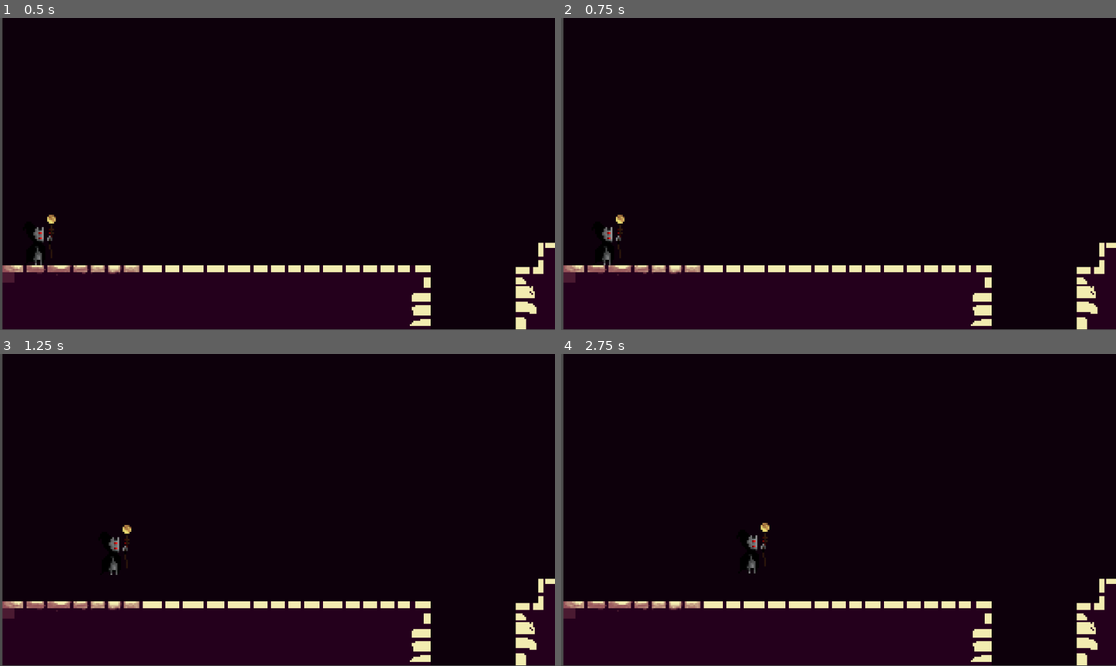
Above: before the commit, frames 1-4 (two rows, left to right).
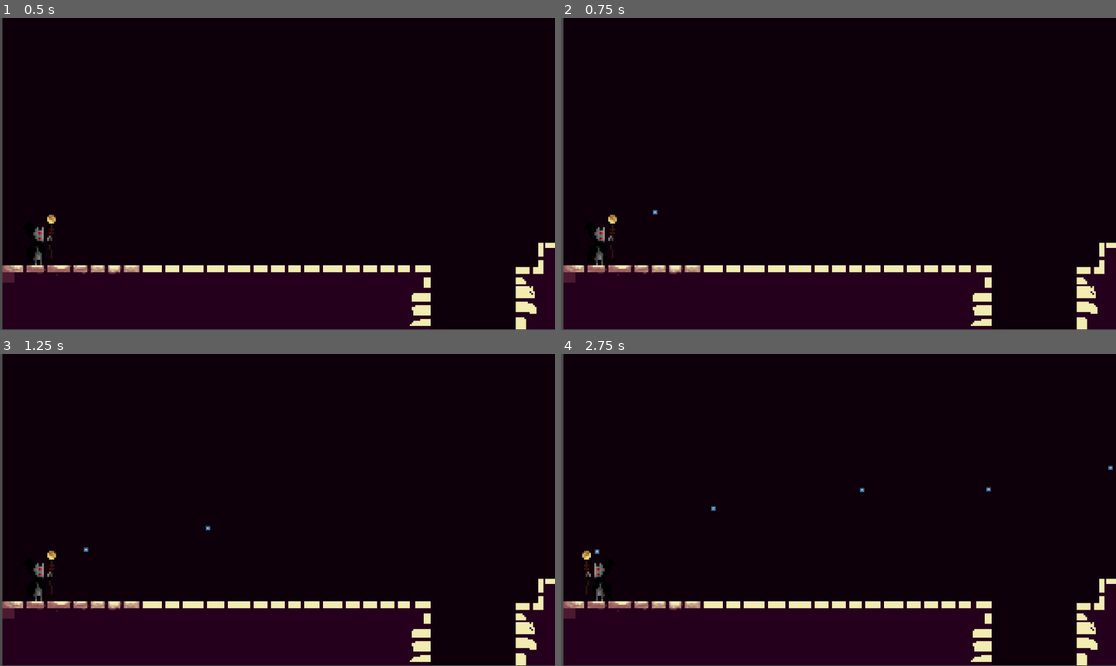
Above: after the commit, the same moments.

Repository: Gerchis/GoGodot4
Game: Godot game, scene res://test_world.tscn
Two runs of this game, one before a commit and one after it. Both use one fixed random seed, a clock stepped at 60 frames per second and the inputs below. The engine's default icon, where the game draws it, is replaced by a stand-in: a white triangle on a blue panel in a dark square.
Inputs (mouse positions are in pixels of both pictures, inside the frame that each line leads up to):
- Up to frame 1 (0.5 s): no input
- Up to frame 2 (0.75 s): tap Enter at 0.5 s; move the mouse to (960, 158) at 0.52 s; press the mouse at (960, 158) at 0.53 s; hold D (right) from 0.53 s (still down)
- Up to frame 3 (1.25 s): keep holding D (right); tap Space (jump) at 0.77, 0.8, 1.07 s
- Up to frame 4 (2.75 s): move the mouse to (727, 525) at 1.27 s; release the mouse at (727, 525) at 1.28 s; tap Space (jump) at 1.35, 1.52, 1.82, 2.3 s; click (727, 525) at 1.55 s; move the mouse to (894, 441) at 2.02 s; release D (right) at 2.03 s; press the mouse at (894, 441) at 2.03 s; hold A (left) from 2.03 s (still down)

Frame 1 is identical in both runs. In frame 2, 0.4% of the frame differs, in the area x 6-18%, y 61-80%; in frame 3, 0.4%; in frame 4, 0.5%, in the area x 3-100%, y 35-80%.

Commit message:
character_shooting

Diff:
--- a/character/character_controller.gd
+++ b/character/character_controller.gd
@@ -11,6 +11,8 @@
 @export var jump_force := 900.0
 @export var jumps_availables := 1
 @export_range(0, 1.0) var min_jump_force := 0.5
+@export_category("ProjectileSettings")
+@export var projectile_scene : PackedScene
 
 var movement_direction := 0.0
 var stored_jump := false
@@ -18,31 +20,44 @@
 var is_falling : bool :
 	get: return velocity.y > 0
 var jumps_done := 0
+var enable_movement := true
 
 @onready var jump_buffer_timer := $JumpBufferTimer
 @onready var coyote_time := $CoyoteTime
+@onready var shoot_point_right := $ShootPointRight
+@onready var shoot_point_left := $ShootPointLeft
+@onready var fire_rate := $FireRate
+@onready var sprite := $Sprite2D
 
 func _ready():
 	jump_buffer_timer.timeout.connect(discard_jump_input)
 	coyote_time.timeout.connect(coyote_timeout)
+	fire_rate.timeout.connect(unfreeze)
 
 func _process(delta):
-	get_movement_input()
-	get_jump_input()
+	movement_direction = 0.0
+
+	if enable_movement:
+		get_movement_input()
+		get_jump_input()
+
+	if enable_movement:
+		face_direction()
+
+	shoot()
 
 func _physics_process(delta):
 	calculate_gravity(delta)
 
 	calculate_movement(delta)
 
-	jump()
+	apply_jump()
+
 	jump_check()
 
 	move_and_slide()
 
 func get_movement_input():
-	movement_direction = 0.0
-
 	if Input.is_action_pressed("right"):
 		movement_direction += 1.0
 	if Input.is_action_pressed("left"):
@@ -68,7 +83,7 @@
 		stored_jump = true
 		jump_buffer_timer.start()
 
-func jump():
+func apply_jump():
 	if stored_jump and jumps_done < jumps_availables:
 		is_jumping = true
 		stored_jump = false
@@ -94,3 +109,31 @@
 
 func coyote_timeout():
 	jumps_done += 1
+
+func shoot():
+	if Input.is_action_pressed("shoot") and fire_rate.is_stopped() and is_on_floor():
+		fire_rate.start()
+
+		var origin_point = shoot_point_left.global_position if sprite.is_flipped_h()  else shoot_point_right.global_position
+		var aim_point = get_viewport().get_mouse_position()
+
+		var projectile_direction = (aim_point - origin_point).normalized()
+		#projectile_direction.x = min(projectile_direction.x, 0) if sprite.is_flipped_h() else max(projectile_direction.x, 0)
+
+		var projectile = projectile_scene.instantiate()
+		projectile.set_as_top_level(true)
+		projectile.global_position = origin_point
+		projectile.initial_direction = projectile_direction
+		add_child(projectile)
+
+		enable_movement = false
+		stored_jump = false
+
+func face_direction():
+	if movement_direction > 0:
+		sprite.set_flip_h(false)
+	if movement_direction < 0:
+		sprite.set_flip_h(true)
+
+func unfreeze():
+	enable_movement = true
--- a/character/player.tscn
+++ b/character/player.tscn
@@ -1,7 +1,8 @@
-[gd_scene load_steps=4 format=3 uid="uid://b0pui3n7koy48"]
+[gd_scene load_steps=5 format=3 uid="uid://b0pui3n7koy48"]
 
 [ext_resource type="Script" path="res://character/character_controller.gd" id="1_s4iwl"]
 [ext_resource type="Texture2D" uid="uid://cc5wkuafw73ki" path="res://192x192.png" id="2_8jyh8"]
+[ext_resource type="PackedScene" uid="uid://1wjodpbj0f4n" path="res://character/projectile.tscn" id="2_a3a2t"]
 
 [sub_resource type="CapsuleShape2D" id="CapsuleShape2D_1yfuu"]
 radius = 32.0
@@ -9,6 +10,7 @@
 
 [node name="player" type="CharacterBody2D"]
 script = ExtResource("1_s4iwl")
+projectile_scene = ExtResource("2_a3a2t")
 
 [node name="Sprite2D" type="Sprite2D" parent="."]
 texture = ExtResource("2_8jyh8")
@@ -24,3 +26,13 @@
 [node name="CoyoteTime" type="Timer" parent="."]
 wait_time = 0.2
 one_shot = true
+
+[node name="FireRate" type="Timer" parent="."]
+wait_time = 0.5
+one_shot = true
+
+[node name="ShootPointRight" type="Marker2D" parent="."]
+position = Vector2(46, -61)
+
+[node name="ShootPointLeft" type="Marker2D" parent="."]
+position = Vector2(-46, -61)
--- /dev/null
+++ b/character/projectile.tscn
@@ -0,0 +1,21 @@
+[gd_scene load_steps=4 format=3 uid="uid://1wjodpbj0f4n"]
+
+[ext_resource type="Script" path="res://character/projectile_controller.gd" id="1_bmxww"]
+[ext_resource type="Texture2D" uid="uid://cssdg3gq4d1np" path="res://icon.svg" id="1_pwofk"]
+
+[sub_resource type="CircleShape2D" id="CircleShape2D_5586y"]
+
+[node name="Projectile" type="Area2D"]
+script = ExtResource("1_bmxww")
+
+[node name="Icon" type="Sprite2D" parent="."]
+scale = Vector2(0.132813, 0.132813)
+texture = ExtResource("1_pwofk")
+
+[node name="CollisionShape2D" type="CollisionShape2D" parent="."]
+shape = SubResource("CircleShape2D_5586y")
+
+[node name="Lifespan" type="Timer" parent="."]
+wait_time = 5.0
+one_shot = true
+autostart = true
--- /dev/null
+++ b/character/projectile_controller.gd
@@ -0,0 +1,17 @@
+extends Area2D
+
+@export_category("ProjectileSettings")
+@export var projectile_speed := 800.0
+
+var initial_direction := Vector2.ZERO
+
+@onready var lifespan := $Lifespan
+
+func _ready():
+	lifespan.timeout.connect(kill_projectile)
+
+func _physics_process(delta):
+	global_translate(initial_direction.normalized() * projectile_speed * delta)
+
+func kill_projectile():
+	queue_free()
--- a/project.godot
+++ b/project.godot
@@ -53,6 +53,11 @@
 , Object(InputEventJoypadButton,"resource_local_to_scene":false,"resource_name":"","device":-1,"button_index":0,"pressure":0.0,"pressed":true,"script":null)
 ]
 }
+shoot={
+"deadzone": 0.5,
+"events": [Object(InputEventMouseButton,"resource_local_to_scene":false,"resource_name":"","device":-1,"window_id":0,"alt_pressed":false,"shift_pressed":false,"ctrl_pressed":false,"meta_pressed":false,"button_mask":0,"position":Vector2(0, 0),"global_position":Vector2(0, 0),"factor":1.0,"button_index":1,"pressed":false,"double_click":false,"script":null)
+]
+}
 
 [physics]
 
--- a/test_world.tscn
+++ b/test_world.tscn
@@ -1,10 +1,13 @@
-[gd_scene load_steps=4 format=3 uid="uid://gytqdyhab7t5"]
+[gd_scene load_steps=5 format=3 uid="uid://gytqdyhab7t5"]
 
 [ext_resource type="Texture2D" uid="uid://co8ugilv1lmqs" path="res://bk3.png" id="1_m4b07"]
 [ext_resource type="PackedScene" uid="uid://b0pui3n7koy48" path="res://character/player.tscn" id="2_mnxcp"]
 
 [sub_resource type="RectangleShape2D" id="RectangleShape2D_4bbe7"]
 size = Vector2(1491, 229)
+
+[sub_resource type="RectangleShape2D" id="RectangleShape2D_51f0h"]
+size = Vector2(646, 50)
 
 [node name="TestWorld" type="Node2D"]
 
@@ -22,5 +25,12 @@
 position = Vector2(567, 616)
 shape = SubResource("RectangleShape2D_4bbe7")
 
+[node name="StaticBody2D2" type="StaticBody2D" parent="Bk3"]
+
+[node name="CollisionShape2D" type="CollisionShape2D" parent="Bk3/StaticBody2D2"]
+position = Vector2(-64, 118)
+shape = SubResource("RectangleShape2D_51f0h")
+one_way_collision = true
+
 [node name="player" parent="." instance=ExtResource("2_mnxcp")]
 position = Vector2(133, 724)
